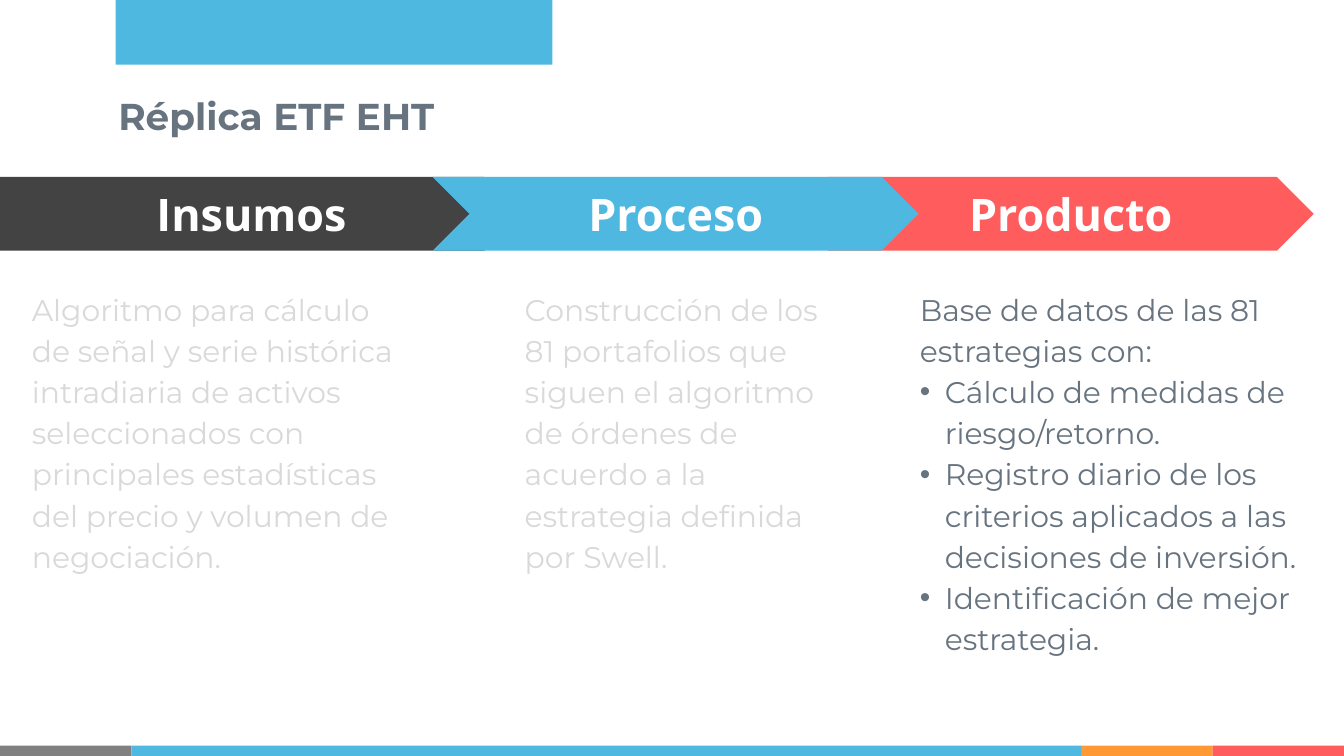
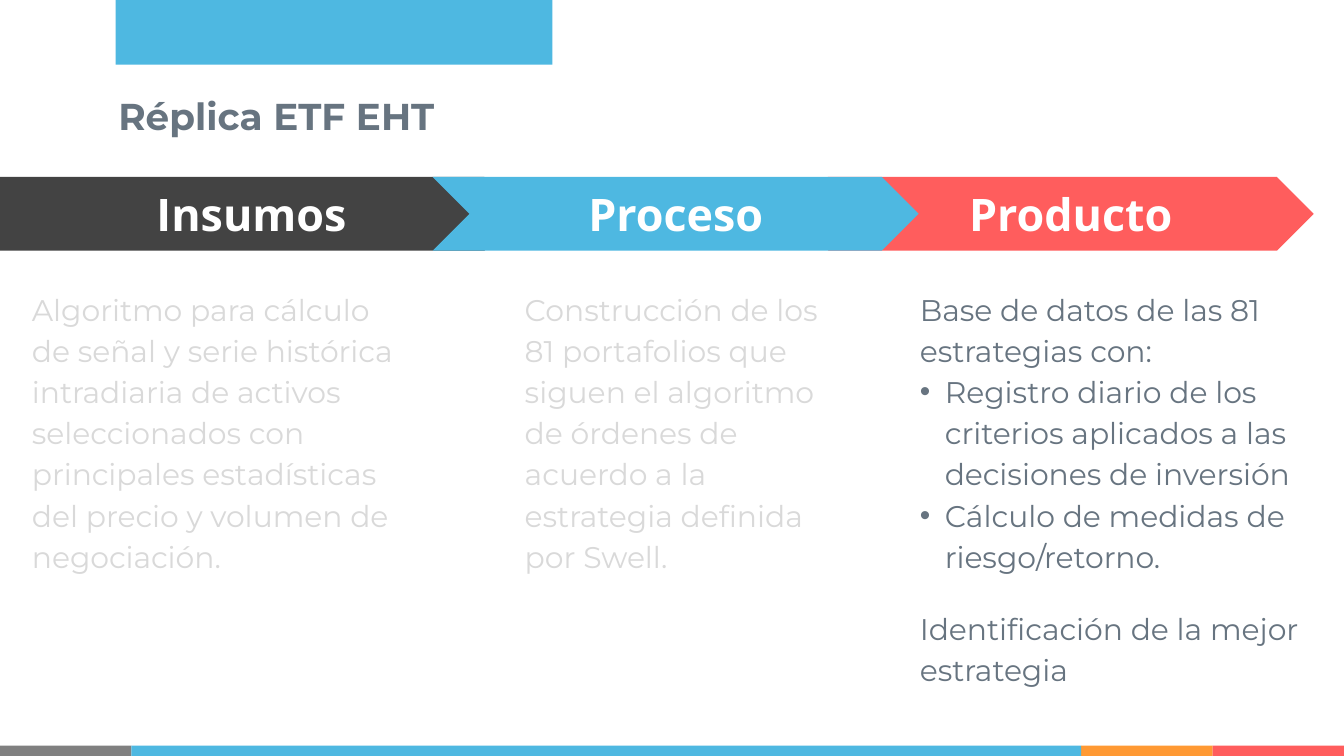
Before and after one commit to IISOS/Swell_2_Optimizacion_estrategias, a slide deck: slide 8 of Presentaciones/Swell - Optimización de estrategias - R5 (19-03-2021).pptx (slide 9 before the commit). Drawn at 1344x756 pixels with LibreOffice and Linux fonts; fonts in the diff are those of the drawing. Boxes give left, top, right and bottom in pixels: in the first picture for what was removed or moved away, otherwise in the second. Text is boxed around its words. In the diff, an @@ line names an element or a change of style, - is before the commit and + after.

```diff
--- a/Presentaciones/Swell - Optimización de estrategias - R5 (19-03-2021).pptx
+++ b/Presentaciones/Swell - Optimización de estrategias - R5 (19-03-2021).pptx
@@ text at (945,381,1290,485): paragraph added @@
+• Registro diario de los criterios aplicados a las decisiones de inversión
@@ text at (920,618,1298,687): text changed @@
-• Registro diario de los criterios aplicados a las decisiones de inversión.
-• Identificación de mejor estrategia.
+Identificación de la mejor estrategia
```
Also in this commit, not shown: 9 other slides changed, 8 slides added, 9 slides removed.
